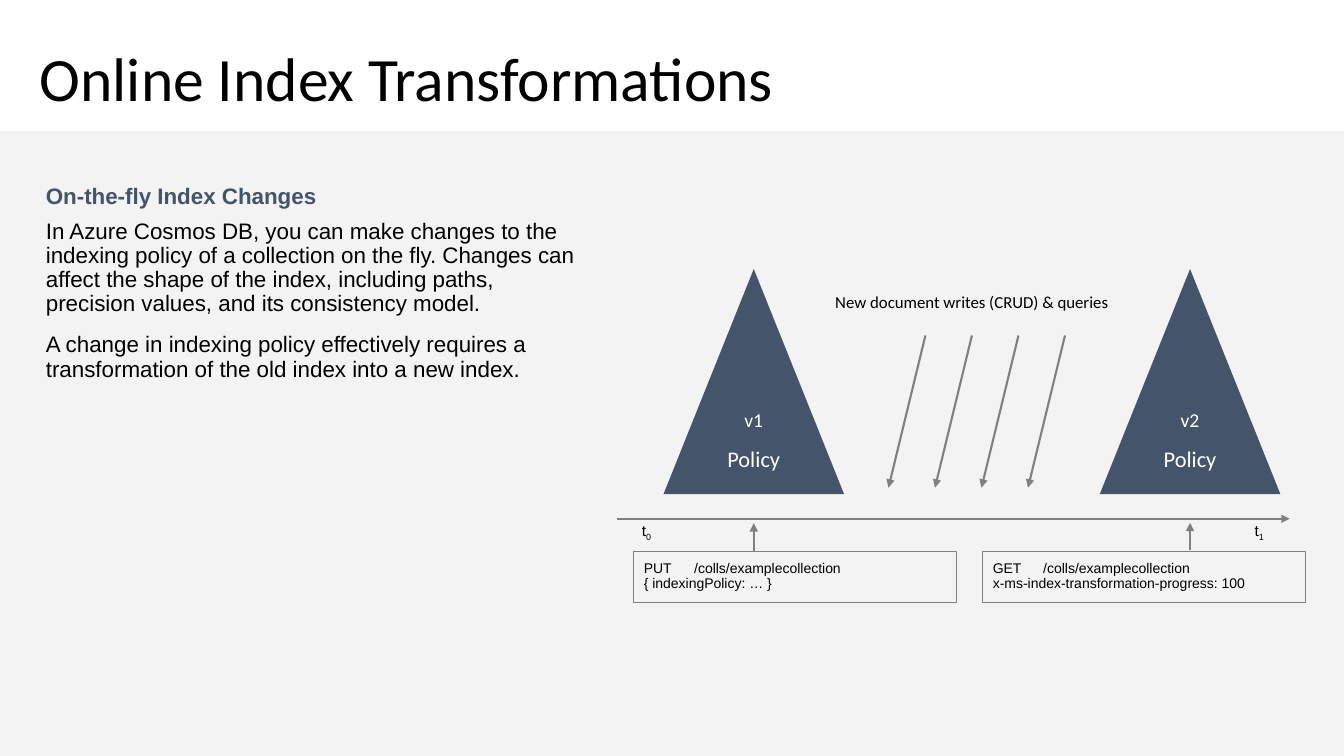
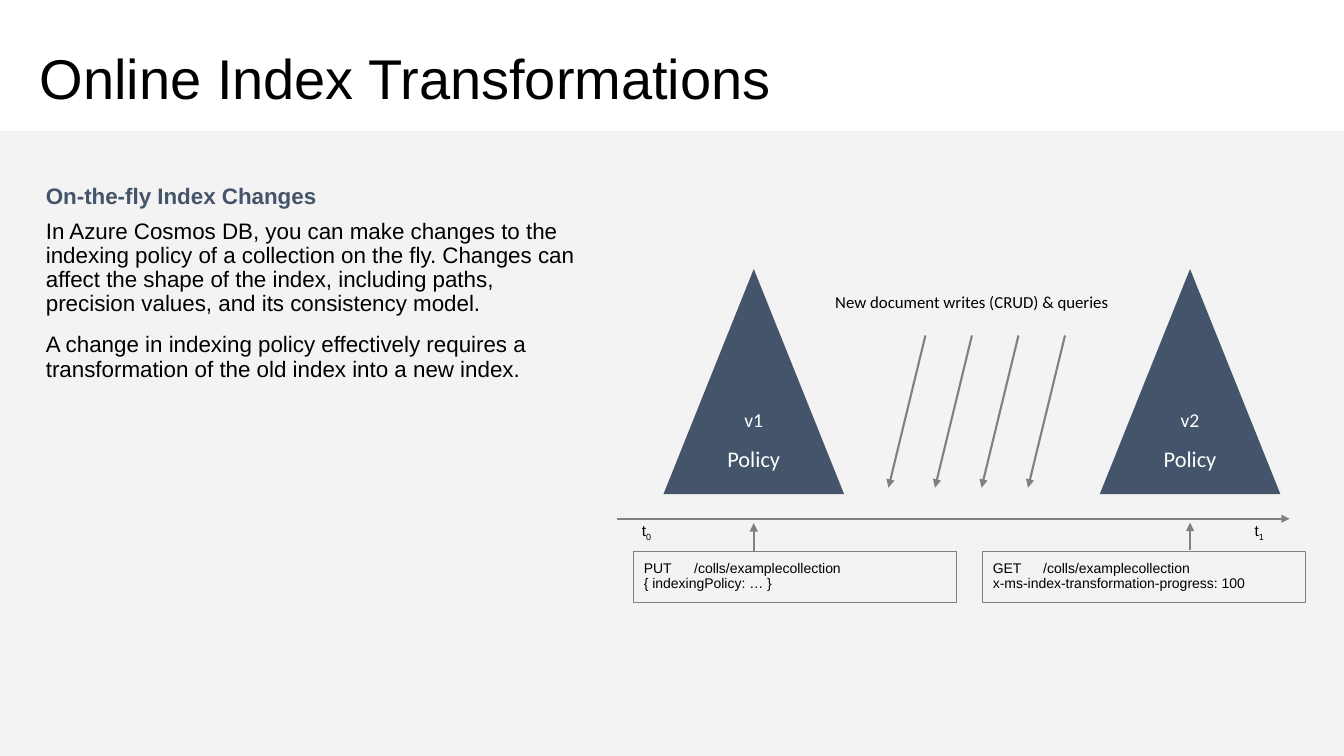
Before and after one commit to CosmosDB/labs, a slide deck: slide 35 of decks/Data-Modeling.pptx (slide 32 before the commit). Drawn at 1344x756 pixels with LibreOffice and Linux fonts; fonts in the diff are those of the drawing. Boxes give left, top, right and bottom in pixels: in the first picture for what was removed or moved away, otherwise in the second. Text is boxed around its words. In the diff, an @@ line names an element or a change of style, - is before the commit and + after.

Commit message:
data modeling indexing updates

```diff
--- a/decks/Data-Modeling.pptx
+++ b/decks/Data-Modeling.pptx
@@ title "Online Index Transformations" at (x1=40, y1=58, x2=770, y2=100): size 44 to 40 pt, font Calibri to Arial @@
```
Also in this commit, not shown: 16 other slides changed, 3 slides added.
